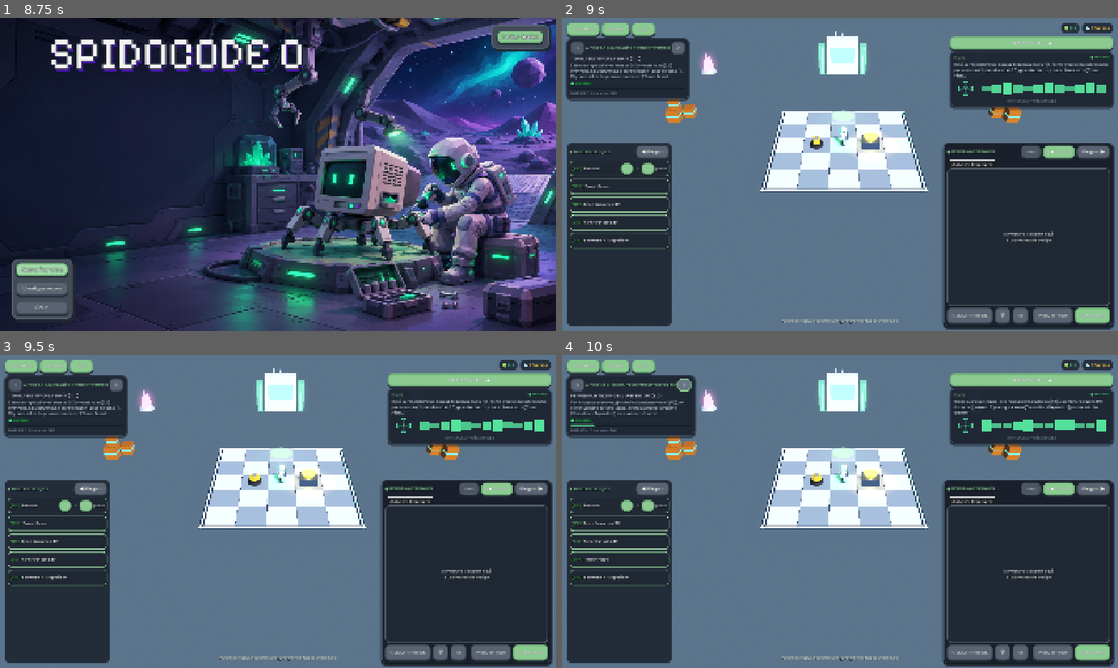
Above: before the commit, frames 1-4 (two rows, left to right).
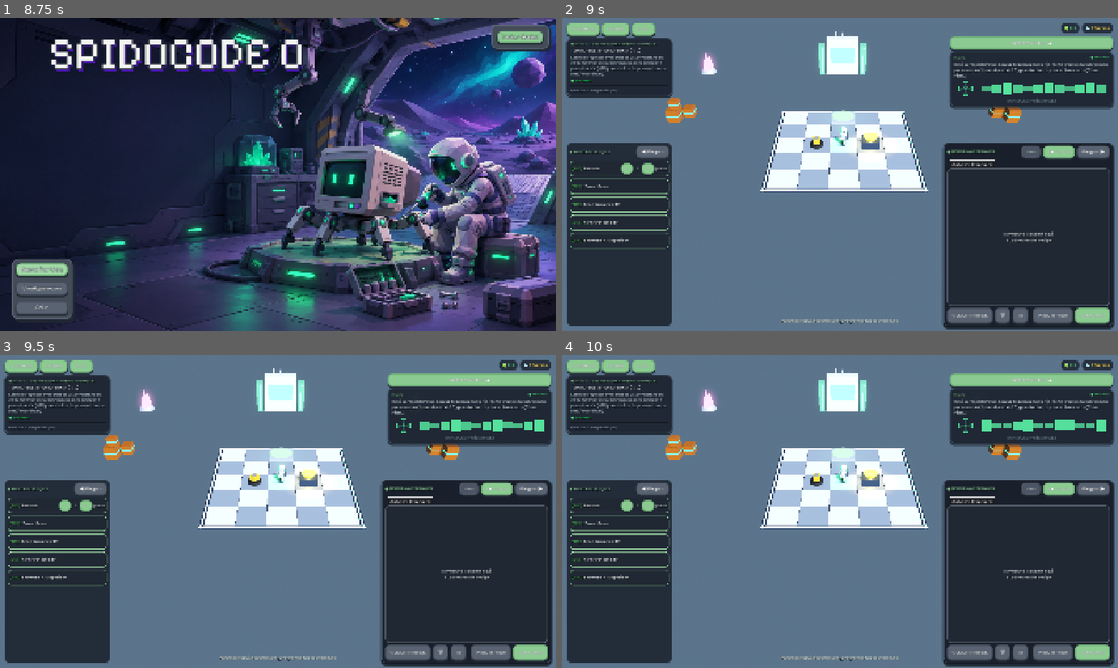
Above: after the commit, the same moments.

Repository: LeaGaj04/spido-code-0
Game: Godot game, scene res://escenas/menu_inicio.tscn
The game is run twice, just before and just after one commit, with the same random seed, the same clock (stepped at 60 frames per second) and the same inputs.
Inputs (mouse positions are in pixels of both pictures, inside the frame that each line leads up to):
- Up to frame 1 (8.75 s): click "Iniciar Sesión" at 0.5 s; click (278, 165) at 1.27 s; type "12" at 1.35 s; click (278, 177) at 1.5 s; type "12" at 1.58 s; click "Iniciar sesión" at 2 s; click "Iniciar sesión" at 2.75 s; click "¿Olvidaste tu contraseña?" at 3.5 s; click "Registrarse" at 4.25 s; click "Volver" at 5 s; click "Iniciar Sesión" at 5.75 s; click "¿Olvidaste tu contraseña?" at 6.5 s; click "Registrarse" at 7.25 s; click "Volver" at 8 s
- Up to frame 2 (9 s): click "Nueva Partida" at 8.75 s
- Up to frame 3 (9.5 s): no input
- Up to frame 4 (10 s): click (678, 386) at 9.5 s, where only the run before the commit has a clickable ">"

Frame 1 is identical in both runs. In frame 2, 2.0% of the frame differs, in the area x 0-23%, y 6-27%; in frame 3, 2.0%; in frame 4, 2.7%, in the area x 0-99%, y 6-66%.

Commit message:
fix(ui): eliminar flechas de adelantar/retrasar misiones para progreso organico

Diff:
--- a/escenas/principal.tscn
+++ b/escenas/principal.tscn
@@ -209,13 +209,6 @@
 [node name="HBoxTituloFase" type="HBoxContainer" parent="HUD/TopLeftContainer/TarjetaMision/VBox" unique_id=1329557828]
 layout_mode = 2
 
-[node name="BtnNivelPrev" type="Button" parent="HUD/TopLeftContainer/TarjetaMision/VBox/HBoxTituloFase" unique_id=1678529888]
-unique_name_in_owner = true
-custom_minimum_size = Vector2(26, 26)
-layout_mode = 2
-theme_type_variation = &"SecondaryButton"
-text = "<"
-
 [node name="LabelNivelTitulo" type="Label" parent="HUD/TopLeftContainer/TarjetaMision/VBox/HBoxTituloFase" unique_id=444634649]
 unique_name_in_owner = true
 layout_mode = 2
@@ -224,13 +217,6 @@
 theme_override_font_sizes/font_size = 14
 text = "◆ FASE 0: INDUCCIÓN BÁSICA"
 vertical_alignment = 1
-
-[node name="BtnNivelNext" type="Button" parent="HUD/TopLeftContainer/TarjetaMision/VBox/HBoxTituloFase" unique_id=2073994819]
-unique_name_in_owner = true
-custom_minimum_size = Vector2(26, 26)
-layout_mode = 2
-theme_type_variation = &"SecondaryButton"
-text = ">"
 
 [node name="LabelConcepto" type="Label" parent="HUD/TopLeftContainer/TarjetaMision/VBox" unique_id=1544947122]
 unique_name_in_owner = true
--- a/scripts/controlador_principal.gd
+++ b/scripts/controlador_principal.gd
@@ -25,8 +25,8 @@
 
 # Tarjeta de Misión / Fase
 @onready var label_nivel_titulo: Label = %LabelNivelTitulo
-@onready var btn_nivel_prev: Button = %BtnNivelPrev
-@onready var btn_nivel_next: Button = %BtnNivelNext
+@onready var btn_nivel_prev: Button = get_node_or_null("%BtnNivelPrev")
+@onready var btn_nivel_next: Button = get_node_or_null("%BtnNivelNext")
 @onready var label_concepto: Label = %LabelConcepto
 @onready var label_mision_desc: Label = %LabelMisionDesc
 @onready var label_estado_fase: Label = %LabelEstadoFase
@@ -305,8 +305,10 @@
 		label_estado_fase.text = "COMPLETADO ✔" if compl else "EN CURSO"
 		label_estado_fase.modulate = Color(0.4, 0.95, 0.6) if compl else Color(0.35, 0.95, 0.55)
 
-	btn_nivel_prev.disabled = (indice_hito_actual == 0)
-	btn_nivel_next.disabled = (indice_hito_actual == hitos.size() - 1)
+	if is_instance_valid(btn_nivel_prev):
+		btn_nivel_prev.disabled = (indice_hito_actual == 0)
+	if is_instance_valid(btn_nivel_next):
+		btn_nivel_next.disabled = (indice_hito_actual == hitos.size() - 1)
 
 	# Paleta de bloques disponibles
 	_actualizar_paleta(_obtener_bloques_disponibles_actuales())
@@ -454,8 +456,10 @@
 	if btn_abrir_consola_flotante:
 		btn_abrir_consola_flotante.pressed.connect(func(): _plegar_consola(false))
 
-	btn_nivel_prev.pressed.connect(func(): cambiar_hito(indice_hito_actual - 1))
-	btn_nivel_next.pressed.connect(func(): cambiar_hito(indice_hito_actual + 1))
+	if is_instance_valid(btn_nivel_prev):
+		btn_nivel_prev.pressed.connect(func(): cambiar_hito(indice_hito_actual - 1))
+	if is_instance_valid(btn_nivel_next):
+		btn_nivel_next.pressed.connect(func(): cambiar_hito(indice_hito_actual + 1))
 
 	btn_modal_siguiente.pressed.connect(_on_modal_siguiente_pressed)
 	btn_modal_reintentar.pressed.connect(_on_modal_reintentar_pressed)
@@ -1091,5 +1095,7 @@
 	btn_paso.disabled = bloquear
 	btn_reiniciar.disabled = bloquear
 	btn_limpiar.disabled = bloquear
-	btn_nivel_prev.disabled = bloquear or (indice_hito_actual == 0)
-	btn_nivel_next.disabled = bloquear or (indice_hito_actual == hitos.size() - 1)
+	if is_instance_valid(btn_nivel_prev):
+		btn_nivel_prev.disabled = bloquear or (indice_hito_actual == 0)
+	if is_instance_valid(btn_nivel_next):
+		btn_nivel_next.disabled = bloquear or (indice_hito_actual == hitos.size() - 1)
